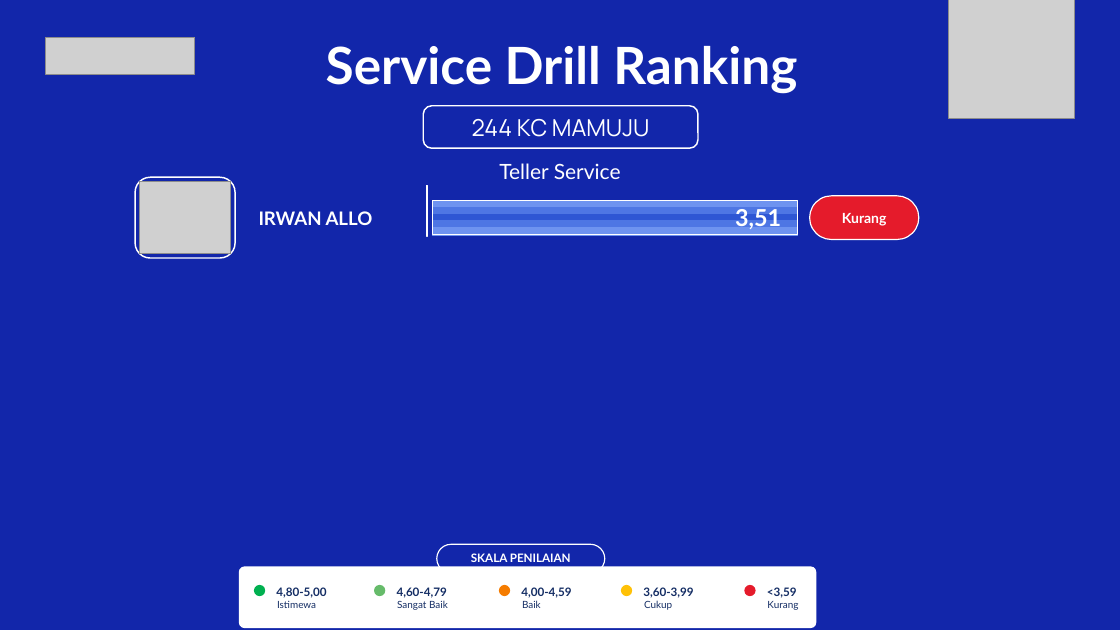
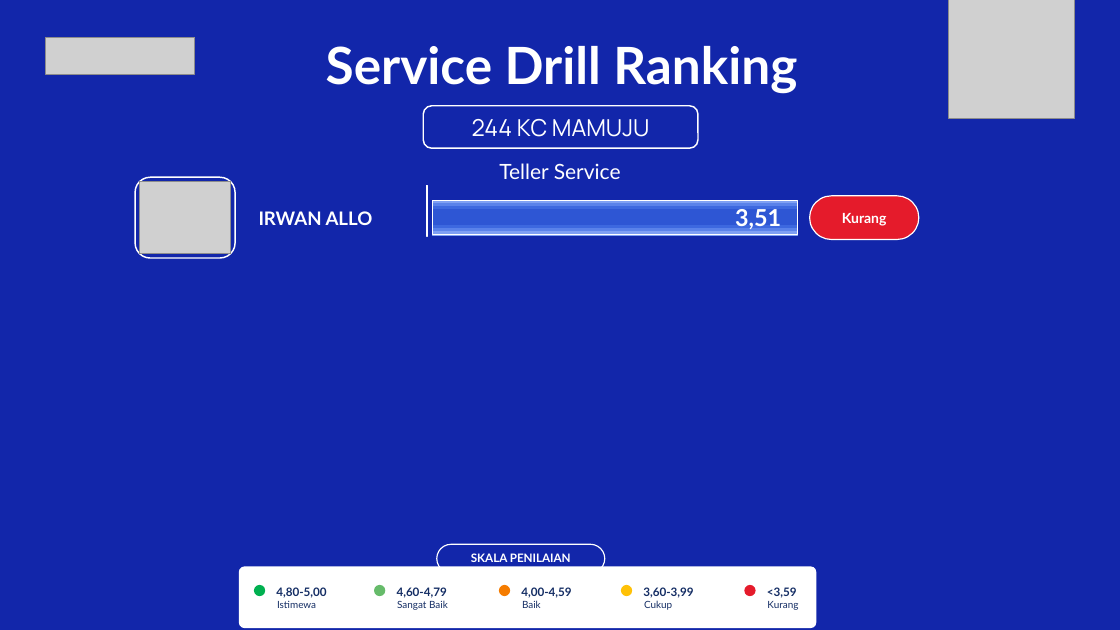
Before and after one commit to hengkiyudijanto/btn-sip, a slide deck: slide 2 of ranking-nyata.pptx. Drawn at 1120x630 pixels with LibreOffice and Linux fonts; fonts in the diff are those of the drawing; grey boxes stand for pictures; background and template pictures are left out. Boxes give left, top, right and bottom in pixels: in the first picture for what was removed or moved away, otherwise in the second. Text is boxed around its words. In the diff, an @@ line names an element or a change of style, - is before the commit and + after.

```diff
--- a/ranking-nyata.pptx
+++ b/ranking-nyata.pptx
@@ rectangle: place and size @@
-rectangle at <box>433,214,798,222</box>
+rectangle at <box>433,209,798,227</box>
@@ rectangle at <box>433,203,798,207</box>: fill #6E93F0 to #5A82EA; outline #6E93F0 1 pt to #5A82EA 1 pt @@
@@ rectangle: place and size @@
-rectangle at <box>433,208,798,215</box>
+rectangle at <box>433,207,798,210</box>
@@ rectangle at <box>433,207,798,210</box>: fill #4E76E4 to #3D68DF; outline #4E76E4 1 pt to #3D68DF 1 pt @@
@@ rectangle added at <box>433,201,798,204</box>, fill #7FA0F3, outline #7FA0F3 1 pt @@
@@ rectangle at <box>433,229,798,232</box>: fill #6E93F0 to #5A82EA; outline #6E93F0 1 pt to #5A82EA 1 pt @@
@@ rectangle at <box>433,226,798,229</box>: fill #4E76E4 to #3D68DF; outline #4E76E4 1 pt to #3D68DF 1 pt @@
@@ rectangle: place and size @@
-rectangle at <box>433,221,798,229</box>
+rectangle at <box>433,226,798,229</box>
@@ rectangle added at <box>433,232,798,235</box>, fill #7FA0F3, outline #7FA0F3 1 pt @@
```
Also in this commit, not shown: 6 other files.
